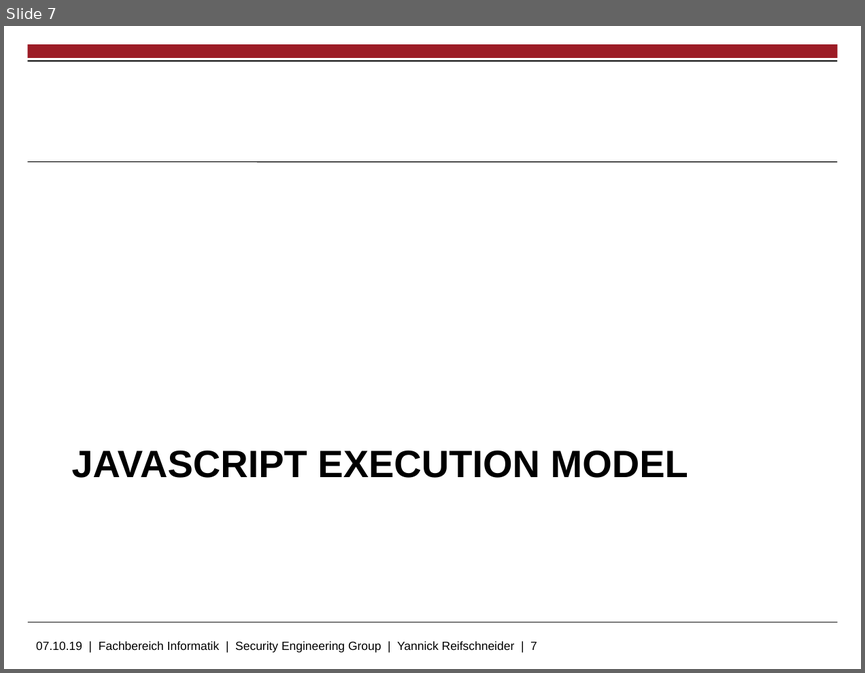
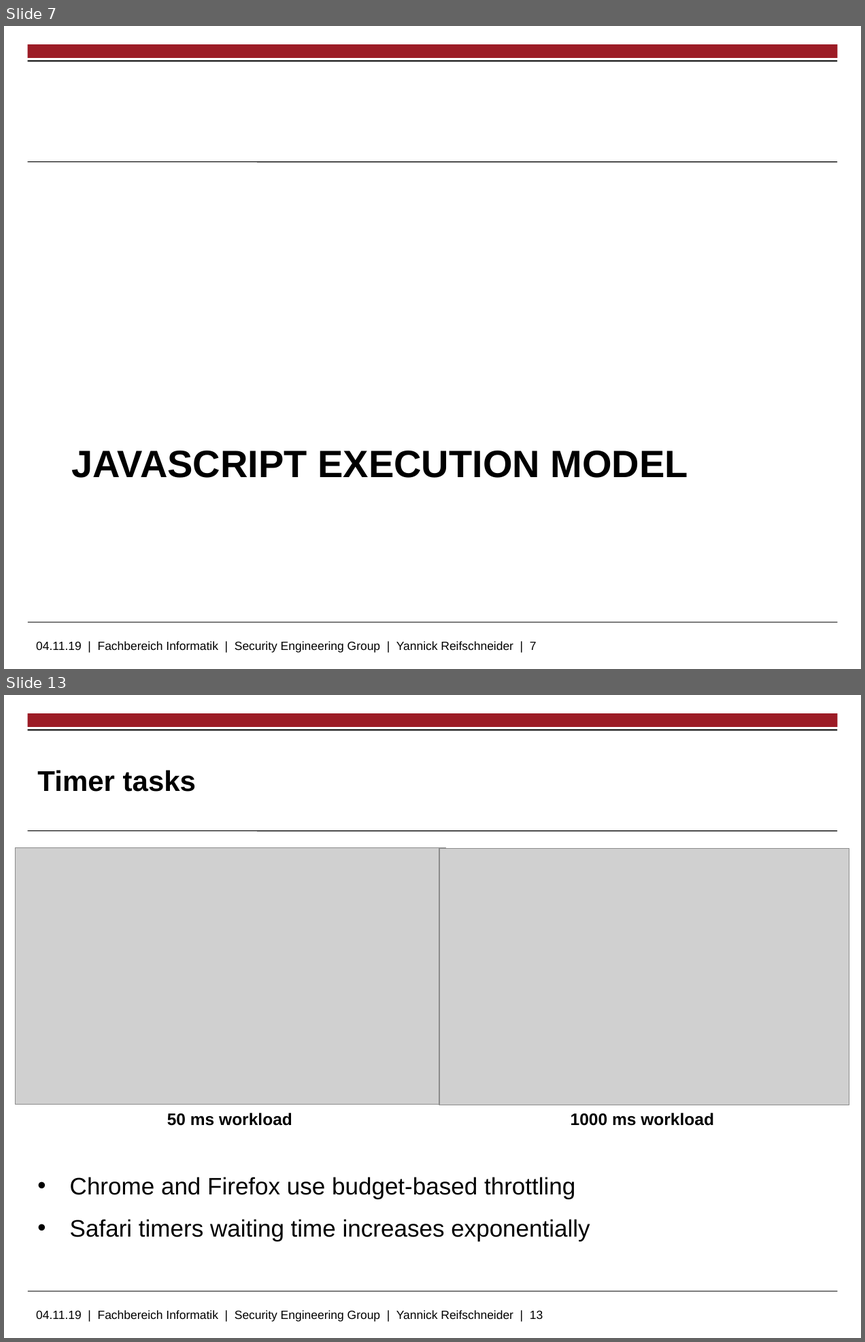
Before and after one commit to skidr0w/background-execution, a slide deck: thesis/slides.pptx. Shown one above the other, each under a label of ours: slide 7 before the commit, slides 7 and 13 after it; the slides between them are not shown. The pictures are 865x673 and 865x1342 pixels, drawn with LibreOffice and Linux fonts; fonts in the diff are those of the drawing; grey boxes stand for pictures; background and template pictures are left out. Boxes give left, top, right and bottom in pixels: in the first picture for what was removed or moved away, otherwise in the second. Text is boxed around its words. In the diff, an @@ line names an element or a change of style, - is before the commit and + after.

```diff
--- a/thesis/slides.pptx
+++ b/thesis/slides.pptx
@@ slide 13 added at [4, 695, 861, 1338], background #FFFFFF; not listed: 5 template elements that a slide beside it also shows @@
@@ title added at [37, 770, 196, 792], 24 pt, text #000000, bold @@
+Timer tasks
@@ picture added at [15, 847, 445, 1104] @@
@@ picture added at [439, 849, 849, 1104] @@
@@ text added at [167, 1113, 292, 1125], 14 pt, text #000000, bold @@
+50 ms workload
@@ text added at [570, 1113, 714, 1125], 14 pt, text #000000, bold @@
+1000 ms workload
@@ text added at [70, 1176, 589, 1241], 20 pt, text #000000 @@
+• Chrome and Firefox use budget-based throttling
+• Safari timers waiting time increases exponentially
@@ text at [36, 641, 536, 652]: text changed @@
-07.10.19 | Fachbereich Informatik | Security Engineering Group | Yannick Reifschneider | 7
+04.11.19 | Fachbereich Informatik | Security Engineering Group | Yannick Reifschneider | 7
```
Also in this commit, not shown: 2 slides changed, 13 other slides added.
